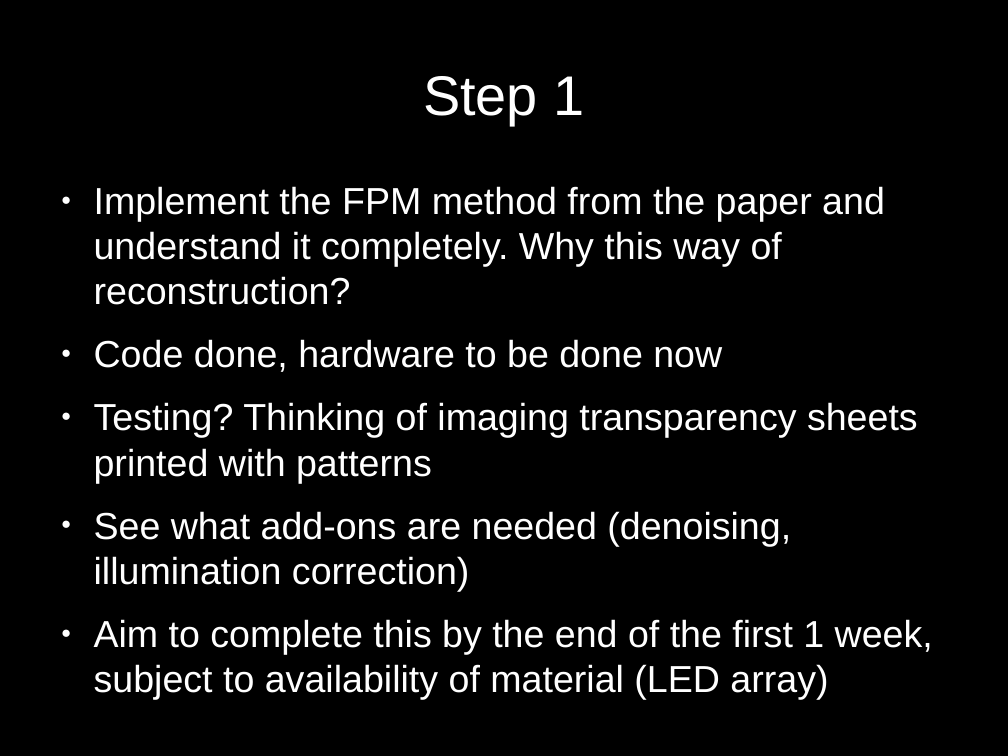
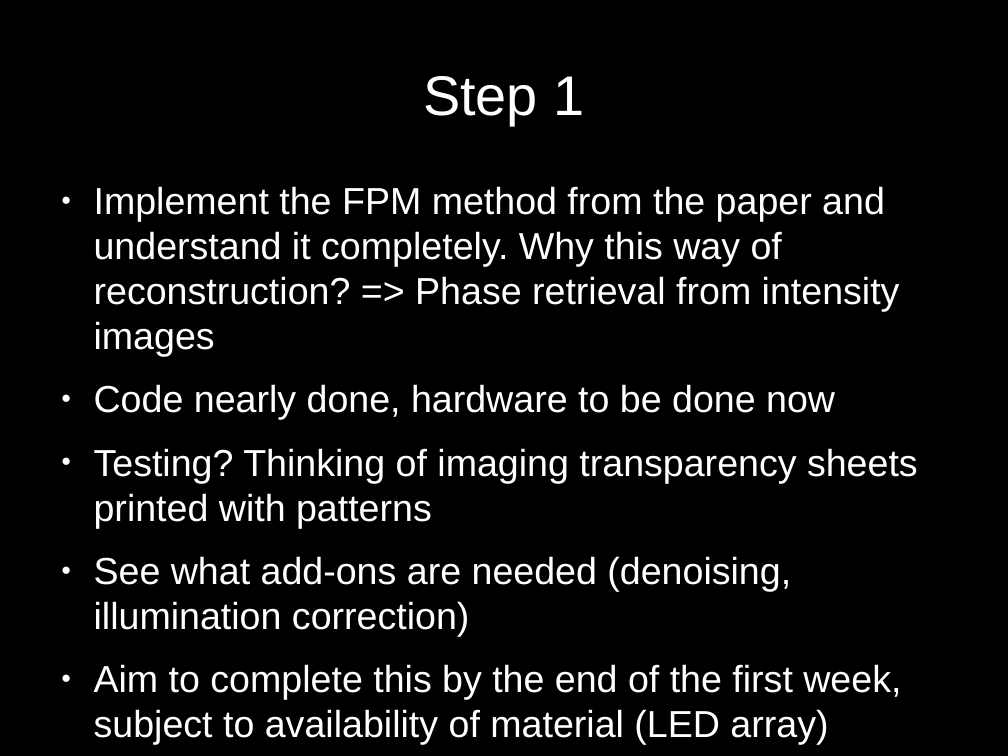
Before and after one commit to alankarkotwal/lvp-imaging, a slide deck: slide 4 of design/1 Approach.odp (slide 5 before the commit). Drawn at 1008x756 pixels with LibreOffice and Linux fonts; fonts in the diff are those of the drawing. Boxes give left, top, right and bottom in pixels: in the first picture for what was removed or moved away, otherwise in the second. Text is boxed around its words. In the diff, an @@ line names an element or a change of style, - is before the commit and + after.

```diff
--- a/design/1 Approach.odp
+++ b/design/1 Approach.odp
@@ text at bbox=[94, 186, 900, 420]: text changed @@
-● Implement the FPM method from the paper and understand it completely. Why this way of reconstruction?
-● Code done, hardware to be done now
+● Implement the FPM method from the paper and understand it completely. Why this way of reconstruction? => Phase retrieval from intensity images
+● Code nearly done, hardware to be done now
@@ text at bbox=[94, 664, 901, 745]: text changed @@
-● Aim to complete this by the end of the first 1 week, subject to availability of material (LED array)
+● Aim to complete this by the end of the first week, subject to availability of material (LED array)
```
Also in this commit, not shown: 4 other slides changed, 5 other files.
